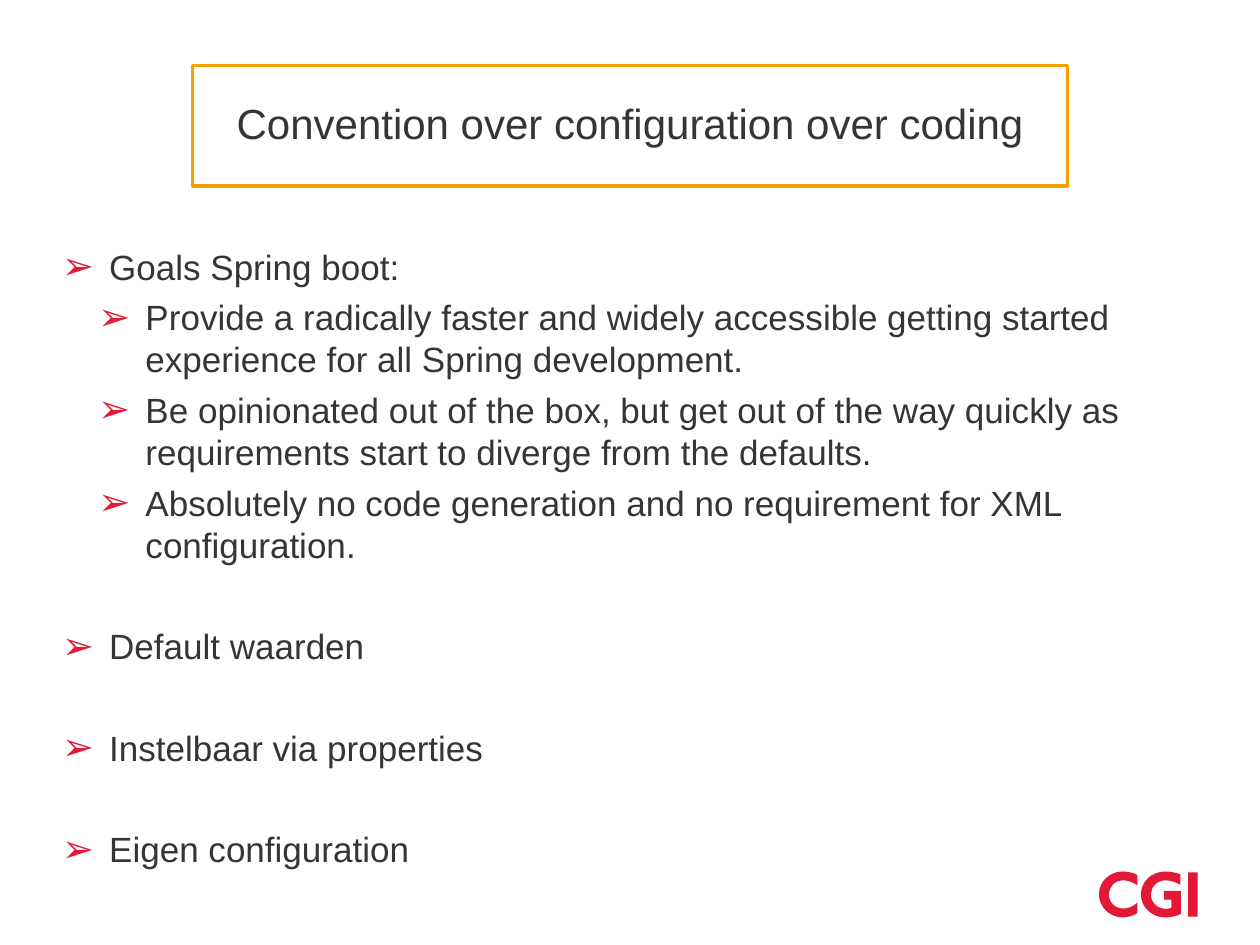
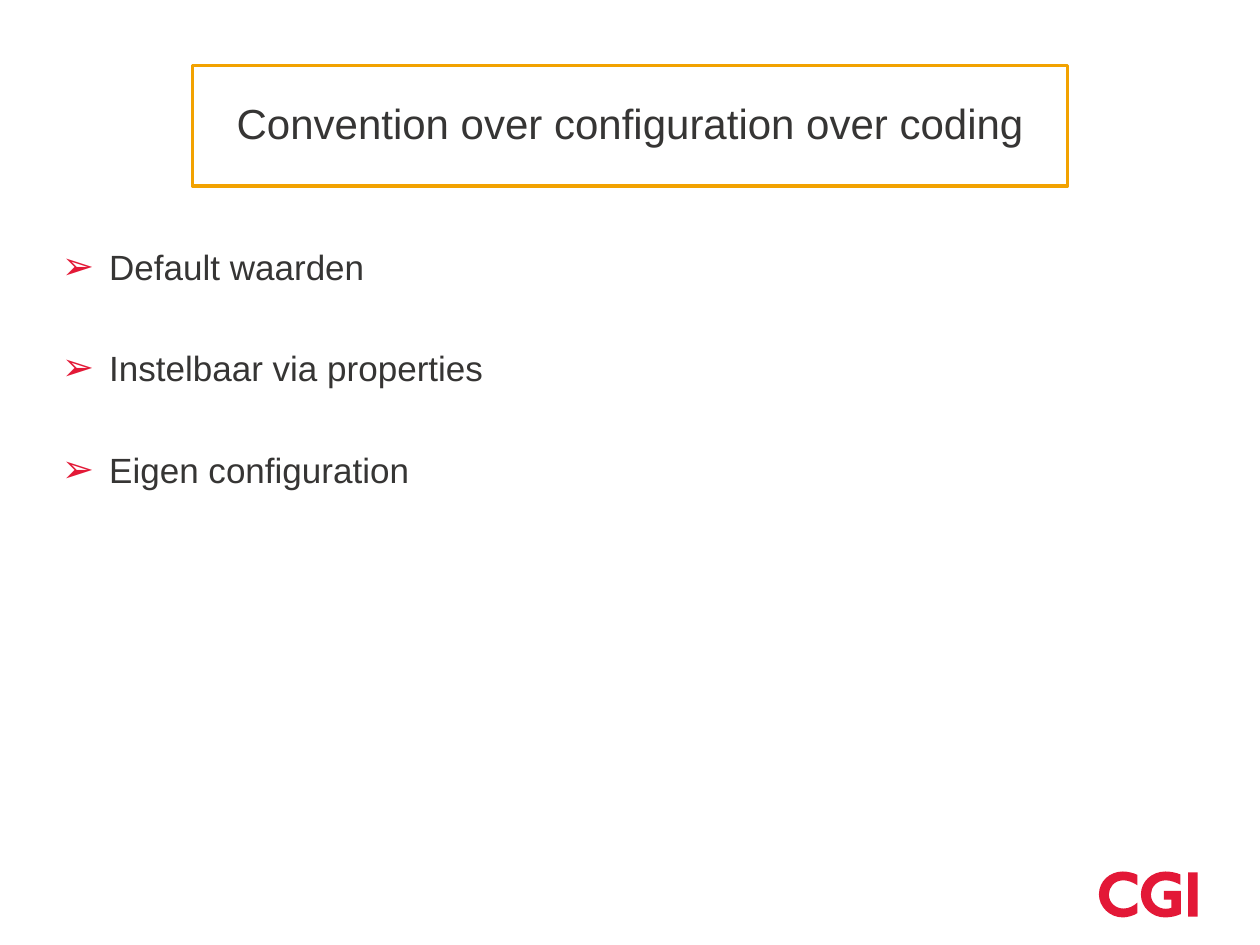
Before and after one commit to hawkeye-bot/boot, a slide deck: slide 19 of Springboot.pptx (slide 17 before the commit). Drawn at 1260x945 pixels with LibreOffice and Linux fonts; fonts in the diff are those of the drawing; background and template pictures are left out. Boxes give left, top, right and bottom in pixels: in the first picture for what was removed or moved away, otherwise in the second. Text is boxed around its words. In the diff, an @@ line names an element or a change of style, - is before the commit and + after.

```diff
--- a/Springboot.pptx
+++ b/Springboot.pptx
@@ text at <box>109,254,1119,565</box>: paragraphs removed @@
-➢ Goals Spring boot:
-  ➢ Provide a radically faster and widely accessible getting started experience for all Spring development.
-  ➢ Be opinionated out of the box, but get out of the way quickly as requirements start to diverge from the defaults.
-  ➢ Absolutely no code generation and no requirement for XML configuration.
```
Also in this commit, not shown: 6 other slides changed, 7 slides added, 4 slides removed, 12 other files.
